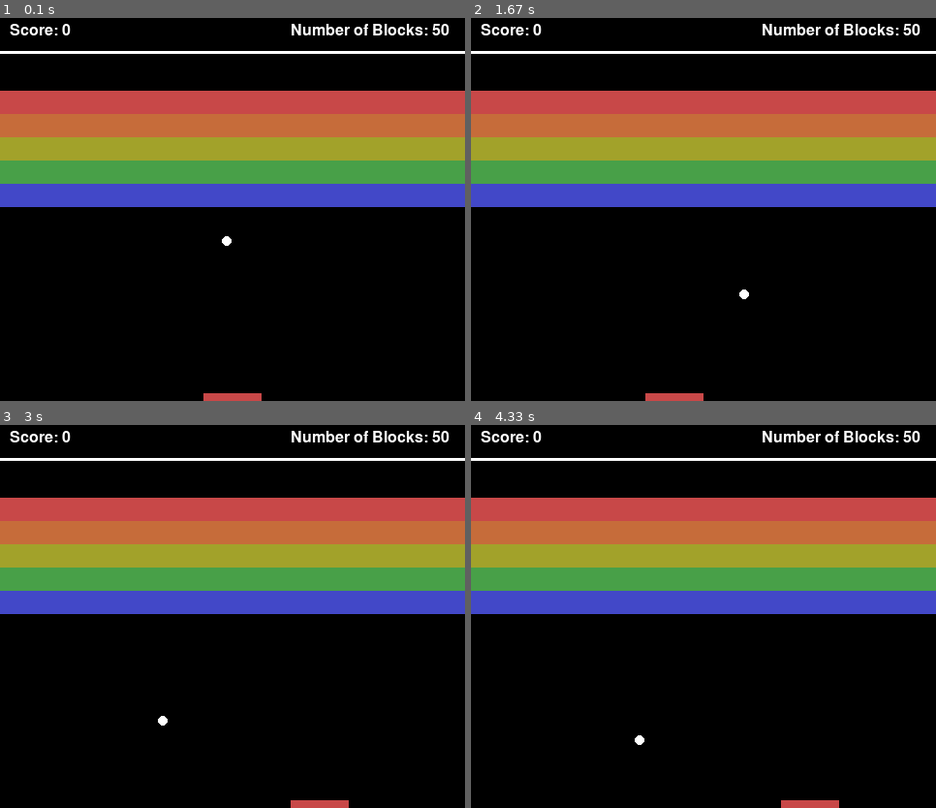
Above: before the commit, frames 1-4 (two rows, left to right).
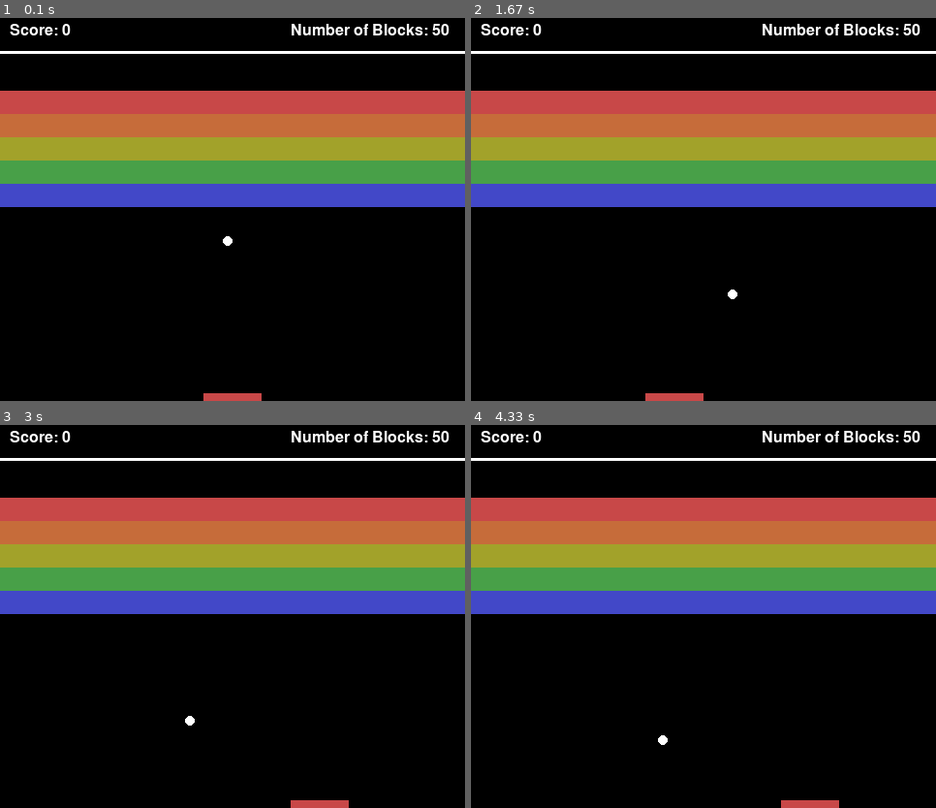
Above: after the commit, the same moments.

Repository: Kyushik/pygame
Game: pygame game, started from breakout.py
Two runs of this game, one before a commit and one after it. Both use one fixed random seed, a clock stepped at 60 frames per second and the inputs below.
Inputs:
- Up to frame 1 (0.1 s): no input
- Up to frame 2 (1.67 s): hold Right 0.33-0.8 s; hold Right 0.83-1.3 s; hold Left from 1.33 s (still down)
- Up to frame 3 (3 s): release Left at 1.87 s; hold Right 2.33-2.97 s
- Up to frame 4 (4.33 s): hold Left 3-3.47 s; hold Right 3.5-3.97 s; hold Right from 4 s (still down)

The runs differ from the first frame. In frame 1, less than 0.1% of the frame differs, in the area x 47-50%, y 56-60%; in frame 2, less than 0.1%, in the area x 55-60%, y 70-74%; in frame 3, less than 0.1%; in frame 4, less than 0.1%.

Commit message:
bar hit and wall hit is changed according to the ball radius

Diff:
--- a/breakout.py
+++ b/breakout.py
@@ -67,7 +67,7 @@
 
 	ball_radius = 5
 
-	ball_speed_x = random.randint(-4, 4)
+	ball_speed_x = random.uniform(-3, 3)
 	ball_speed_y = 5
 	ball_bounce_speed_range = 10
 
@@ -100,7 +100,7 @@
 			ball_position_x = ball_init_position_x
 			ball_position_y = ball_init_position_y
 
-			ball_speed_x = random.randint(-4, 4)
+			ball_speed_x = random.uniform(-3, 3)
 			ball_speed_y = 5
 
 			block_info = copy.deepcopy(init_block_info)
@@ -139,23 +139,25 @@
 		ball_position_y += ball_speed_y
 
 		# Ball is bounced when the ball hit the wall
-		if ball_position_x <= 0 or ball_position_x >= WINDOW_WIDTH:
+		if ball_position_x <= ball_radius or ball_position_x >= WINDOW_WIDTH - ball_radius:
 			ball_speed_x = - ball_speed_x
 
-		if ball_position_y <= INFO_GAP:
+		if ball_position_y <= INFO_GAP + ball_radius:
 			ball_speed_y = - ball_speed_y
 
 		# Ball is bounced when the ball hit the bar
-		if ball_position_y >= WINDOW_HEIGHT - 2:
+		if ball_position_y > WINDOW_HEIGHT - bar_height - ball_radius:
 			# Hit the ball!
 			if ball_position_x <= bar_position + bar_width and ball_position_x >= bar_position:
 				ball_hit_point = ball_position_x - bar_position
 				ball_hit_point_ratio = ball_hit_point / bar_width
 				ball_speed_x = (ball_hit_point_ratio * ball_bounce_speed_range) - (ball_bounce_speed_range/2)
 				ball_speed_y = - ball_speed_y
+				ball_position_y = WINDOW_HEIGHT - bar_height - ball_radius
+
 			# Lose :(
-			else:
-				init = True
+		if ball_position_y >= WINDOW_HEIGHT:
+			init = True
 
 		# When the ball hit the block
 		for i in range(num_block_row):
@@ -167,7 +169,7 @@
 				visible     = block_info[i][j][1]
 
 				# The ball hit some block!!
-				if (block_left <= ball_position_x <= block_right) and (block_up <= ball_position_y <= block_down) and visible == 'visible':
+				if (block_left <= ball_position_x) and (ball_position_x <= block_right) and (block_up <= ball_position_y) and (ball_position_y <= block_down) and visible == 'visible':
 					# Which part of the block was hit??
 					# Upper left, Upper right, Lower right, Lower left
 					block_points = [[block_left, block_up], [block_right, block_up], [block_right, block_down], [block_left, block_down]]
